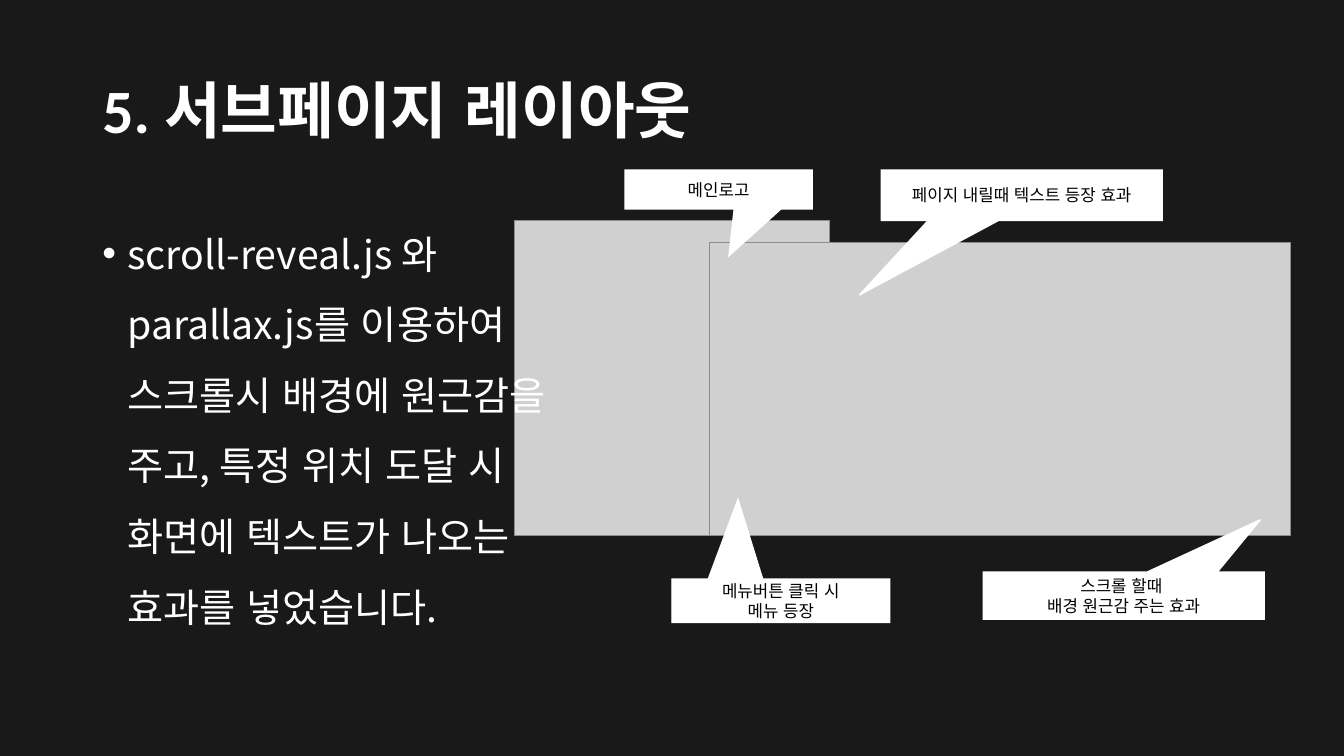
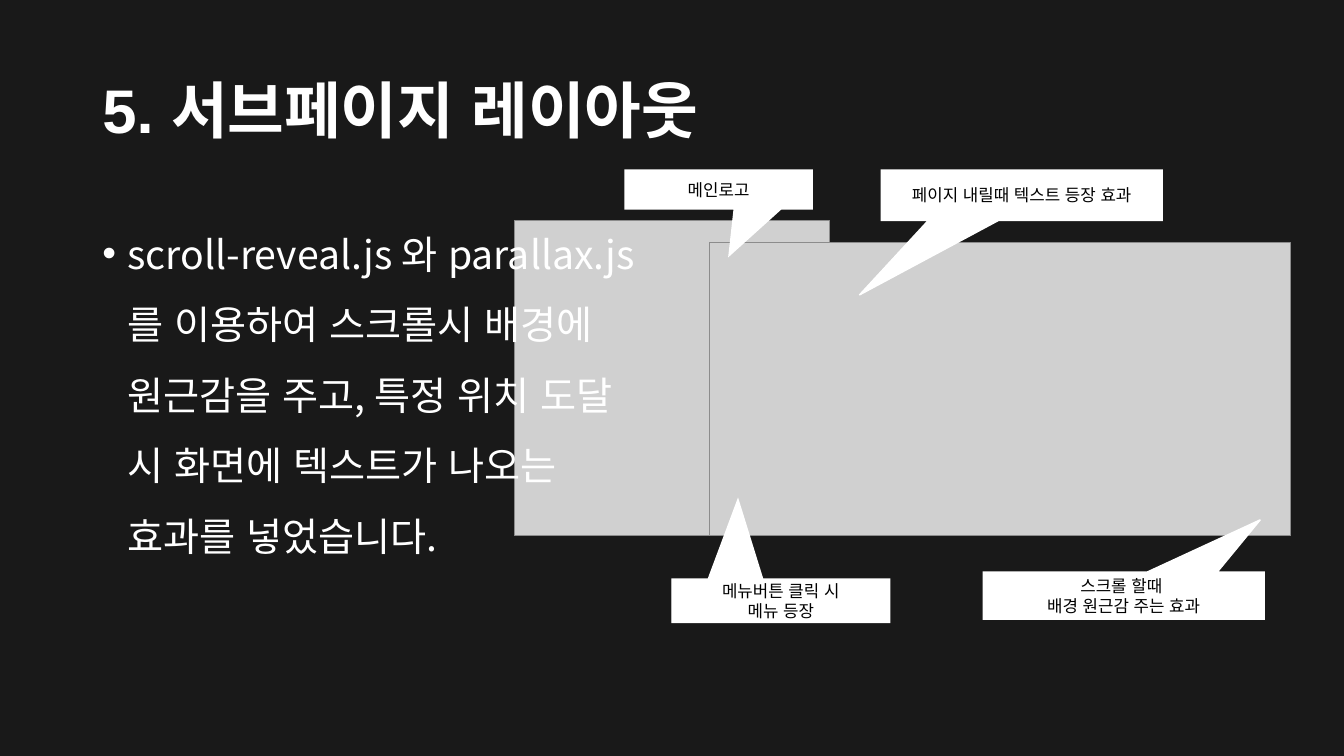
Before and after one commit to JKM0722/JKM_exec01, a slide deck: slide 7 of 003/가이드문서/WM Entertainment.pptx (slide 6 before the commit). Drawn at 1344x756 pixels with LibreOffice and Linux fonts; fonts in the diff are those of the drawing; grey boxes stand for pictures. Boxes give left, top, right and bottom in pixels: in the first picture for what was removed or moved away, otherwise in the second. Text is boxed around its words. In the diff, an @@ line names an element or a change of style, - is before the commit and + after.

```diff
--- a/003/가이드문서/WM Entertainment.pptx
+++ b/003/가이드문서/WM Entertainment.pptx
@@ title "5. 서브페이지 레이아웃" at [102,81,699,139]: font Calibri to Arial @@
@@ text "scroll-reveal.js 와 parallax.js를 이용하여 스크롤시 ..." rewrapped from [128,236,546,625] to [128,229,634,554] @@
```
Also in this commit, not shown: 4 other slides changed, 1 slide added, 3 other files.
